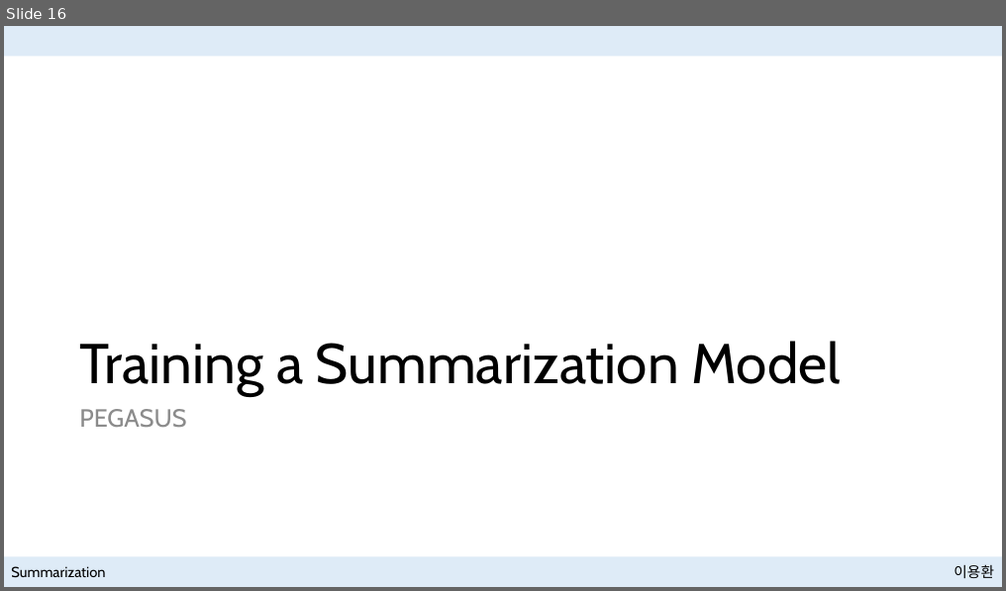
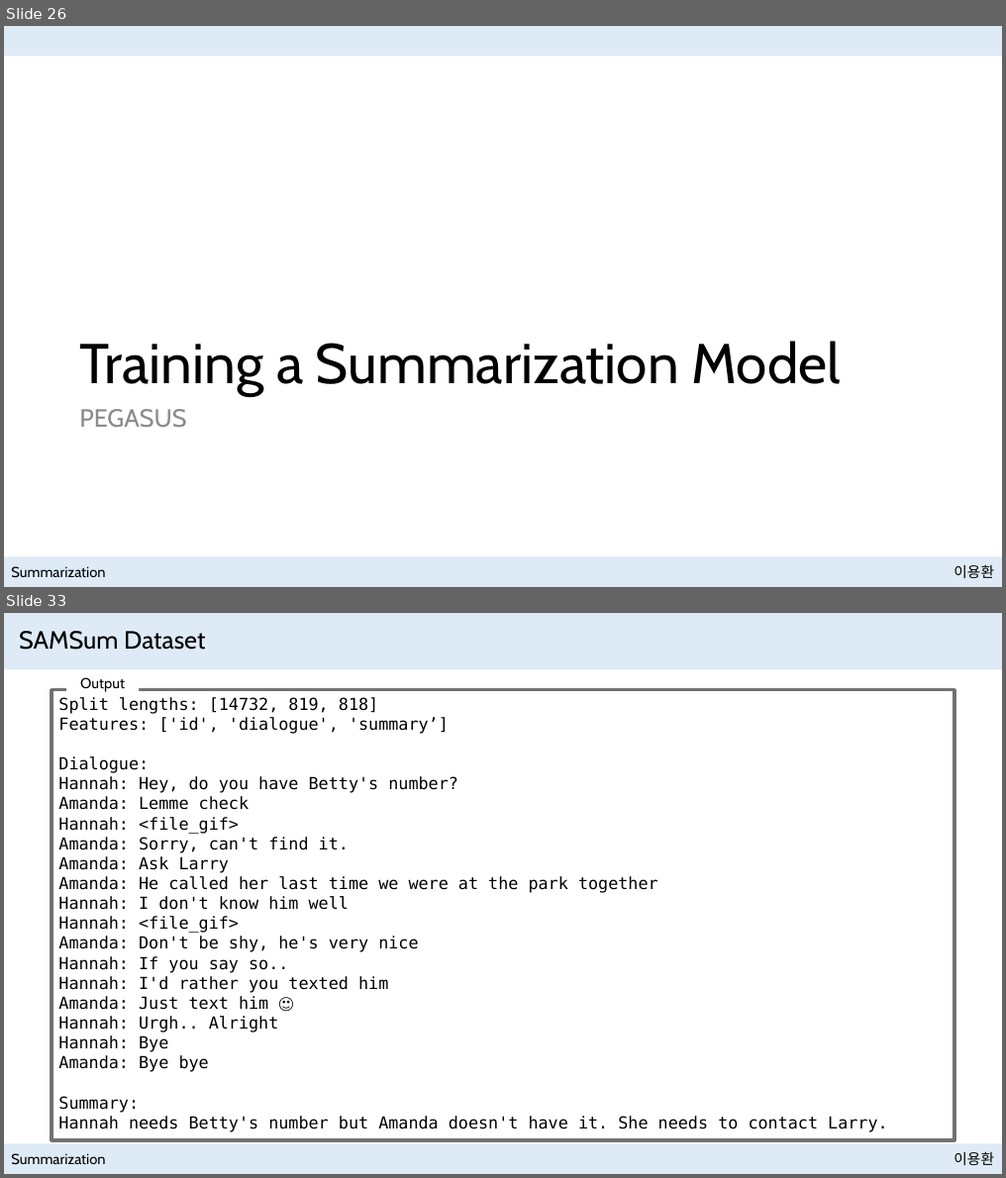
Before and after one commit to NewPlus/SeminarforNLP, a slide deck: Seminar/Book_Natural Language Processing with Transformers/Presentation files/Summarization with Hugging Face.pptx. Shown one above the other, each under a label of ours: slide 16 before the commit, slides 26 and 33 after it; the slides between them are not shown. The pictures are 1006x591 and 1006x1178 pixels, drawn with LibreOffice and Linux fonts; fonts in the diff are those of the drawing. Boxes give left, top, right and bottom in pixels: in the first picture for what was removed or moved away, otherwise in the second. Text is boxed around its words. In the diff, an @@ line names an element or a change of style, - is before the commit and + after.

```diff
--- a/Seminar/Book_Natural Language Processing with Transformers/Presentation files/Summarization with Hugging Face.pptx
+++ b/Seminar/Book_Natural Language Processing with Transformers/Presentation files/Summarization with Hugging Face.pptx
@@ slide 33 added at [4, 613, 1002, 1174], background #FFFFFF; not listed: 2 template elements that a slide beside it also shows @@
@@ rectangle added at [4, 613, 1002, 669], fill #DEEBF7 @@
@@ title added at [19, 631, 205, 650], 24 pt, text #000000 @@
+SAMSum Dataset
@@ rectangle added at [67, 670, 139, 696], fill #FFFFFF, 14 pt, text #000000 @@
+Output
@@ rectangle added at [52, 690, 954, 1141], outline #767171 3 pt, 16 pt, text #000000 @@
+Split lengths: [14732, 819, 818]
+Features: ['id', 'dialogue', 'summary’]
+Dialogue:
+Hannah: Hey, do you have Betty's number?
+Amanda: Lemme check
+Hannah: <file_gif>
+Amanda: Sorry, can't find it.
+Amanda: Ask Larry
+Amanda: He called her last time we were at the park together
+Hannah: I don't know him well
+Hannah: <file_gif>
+Amanda: Don't be shy, he's very nice
+Hannah: If you say so..
+Hannah: I'd rather you texted him
+Amanda: Just text him 🙂
+Hannah: Urgh.. Alright
+Hannah: Bye
+Amanda: Bye bye
+Summary:
+Hannah needs Betty's number but Amanda doesn't have it. She needs to contact Larry.
@@ text added at [11, 1154, 105, 1165], 14 pt, text #000000 @@
+Summarization
@@ what was slide 16 is now slide 26 @@
```
Also in this commit, not shown: 3 slides changed, 43 other slides added, 1 slide removed, 17 other files.
